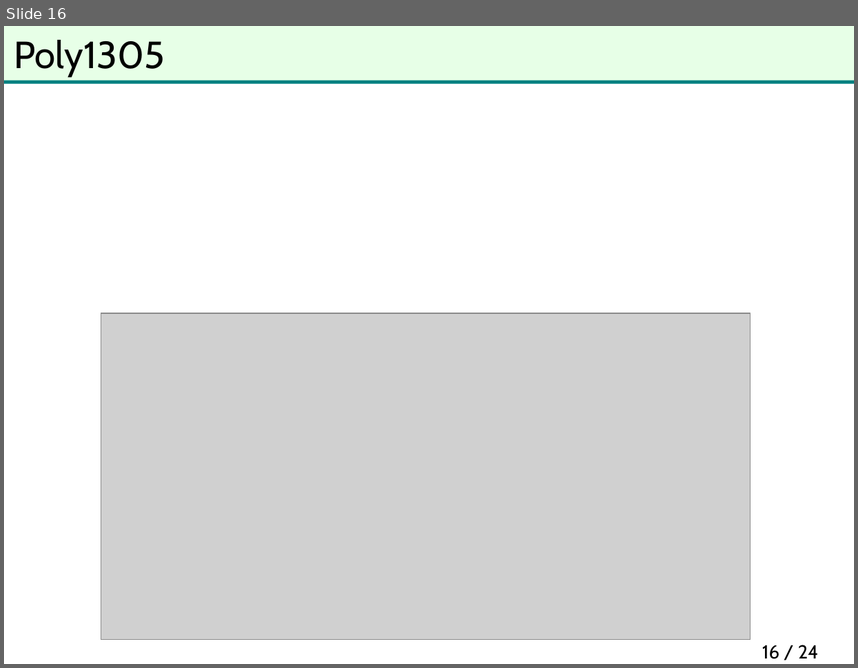
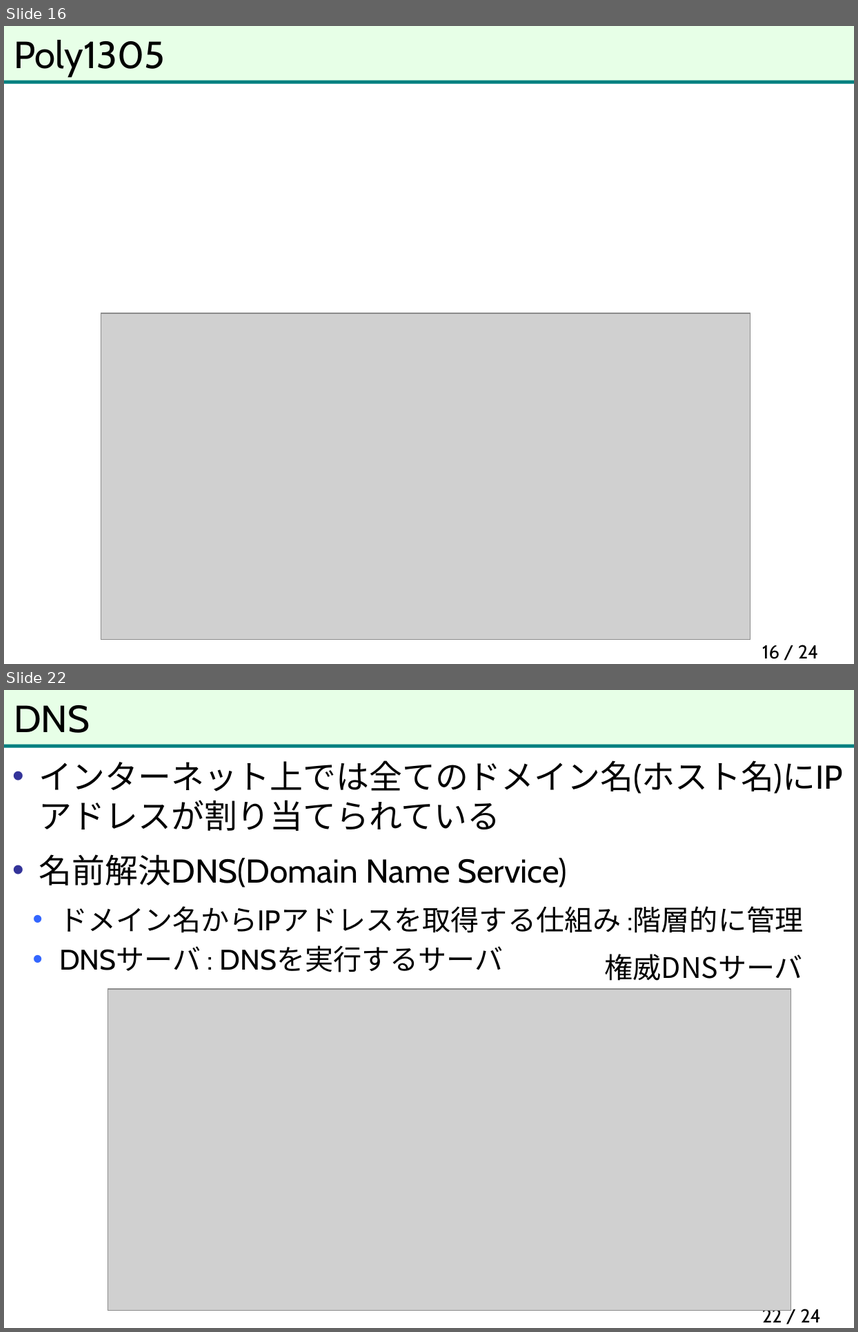
Before and after one commit to herumi/anninbon, a slide deck: lec/anninbon9.pptx. Shown one above the other, each under a label of ours: slide 16 before the commit, slides 16 and 22 after it; the slides between them are not shown. The pictures are 858x668 and 858x1332 pixels, drawn with LibreOffice and Linux fonts; fonts in the diff are those of the drawing; grey boxes stand for pictures; background and template pictures are left out. Boxes give left, top, right and bottom in pixels: in the first picture for what was removed or moved away, otherwise in the second. Text is boxed around its words. In the diff, an @@ line names an element or a change of style, - is before the commit and + after.

```diff
--- a/lec/anninbon9.pptx
+++ b/lec/anninbon9.pptx
@@ slide 22 added at [4, 690, 854, 1328], background #FFFFFF; not listed: 2 template elements that a slide beside it also shows @@
@@ title added at [14, 705, 90, 733], 32 pt, text #000000 @@
+DNS
@@ text added at [39, 760, 843, 972], 28 pt, text #000000 @@
+• インターネット上では全てのドメイン名(ホスト名)にIPアドレスが割り当てられている
+• 名前解決DNS(Domain Name Service)
+  • ドメイン名からIPアドレスを取得する仕組み :階層的に管理
+  • DNSサーバ : DNSを実行するサーバ
@@ text added at [605, 954, 803, 980], 24 pt, text #000000 @@
+権威DNSサーバ
@@ picture added at [107, 988, 791, 1310] @@
@@ page number added at [762, 1306, 821, 1322], 16 pt, text #000000 @@
+22 / 24
```
Also in this commit, not shown: 14 other slides added.
